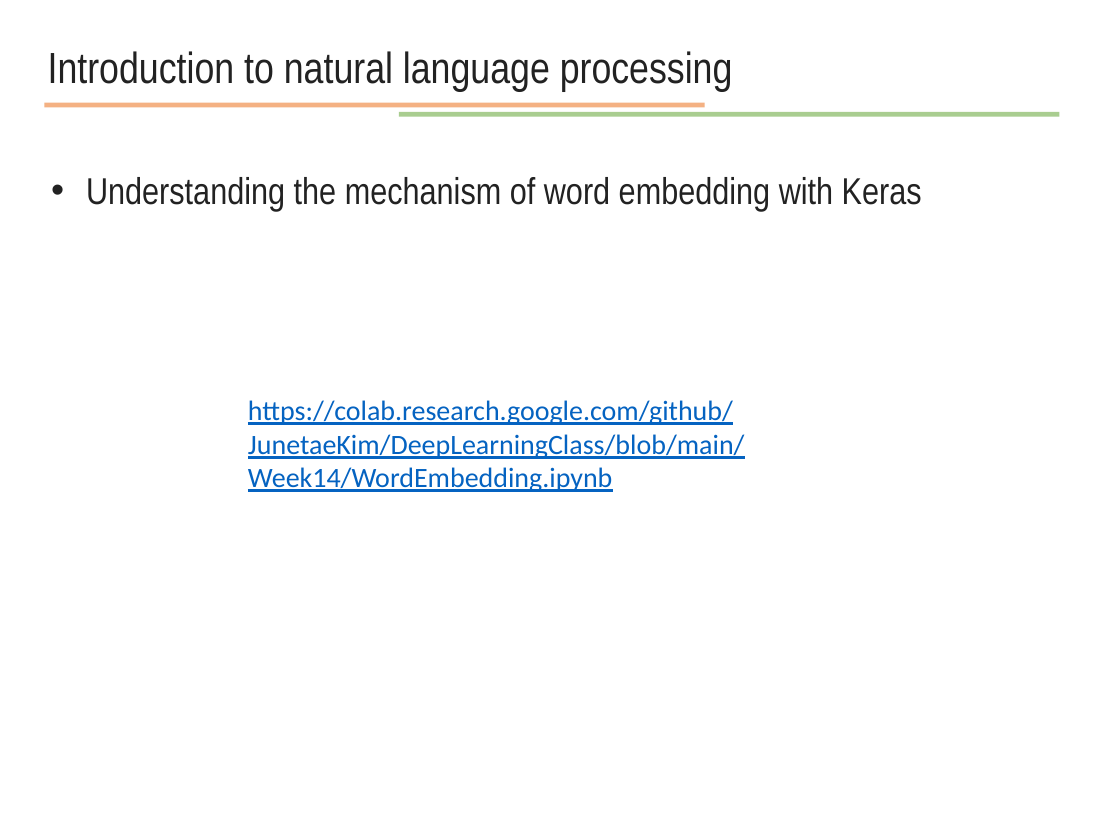
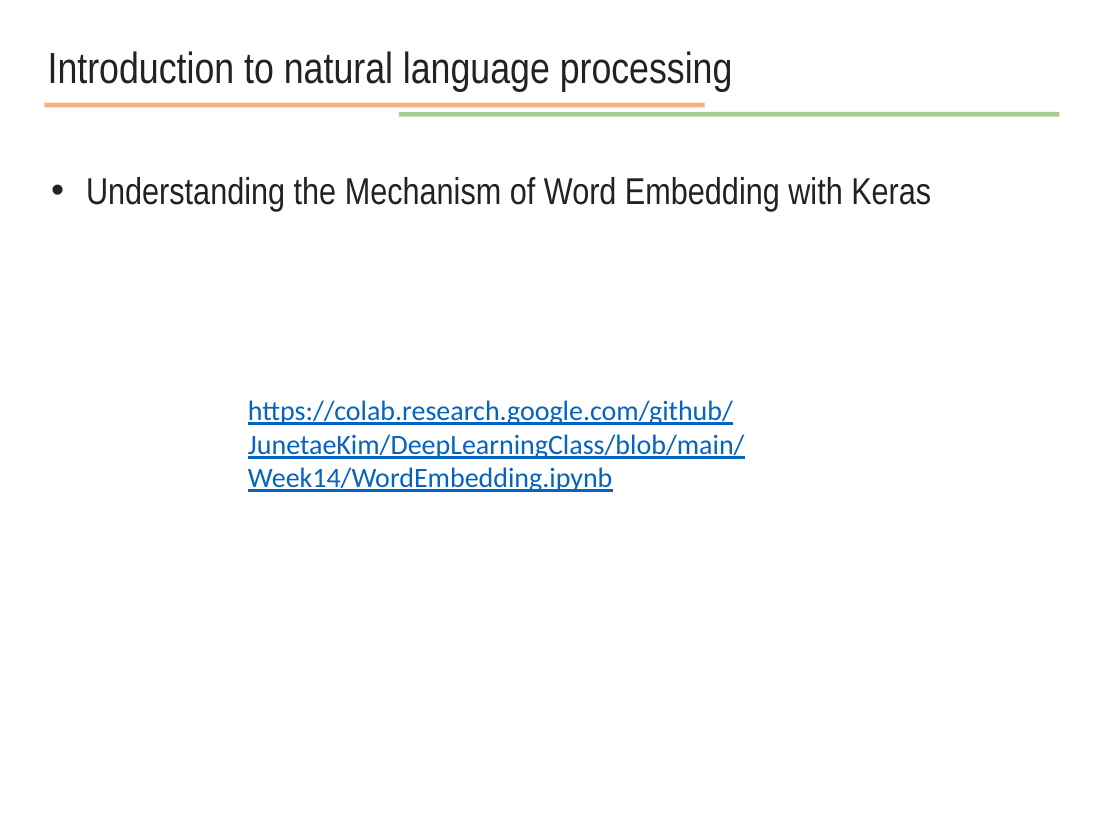
Before and after one commit to JunetaeKim/DeepLearningClass, a slide deck: slide 27 of Week14/week14 natural language processing.pptx. Drawn at 1120x840 pixels with LibreOffice and Linux fonts; fonts in the diff are those of the drawing. Boxes give left, top, right and bottom in pixels: in the first picture for what was removed or moved away, otherwise in the second. Text is boxed around its words. In the diff, an @@ line names an element or a change of style, - is before the commit and + after.

```diff
--- a/Week14/week14 natural language processing.pptx
+++ b/Week14/week14 natural language processing.pptx
@@ text at (86, 177, 931, 211): text changed @@
-• Understanding the mechanism of word embedding with Keras
+• Understanding the Mechanism of Word Embedding with Keras
```
Also in this commit, not shown: 4 other slides changed, 1 slide added, 5 other files.
